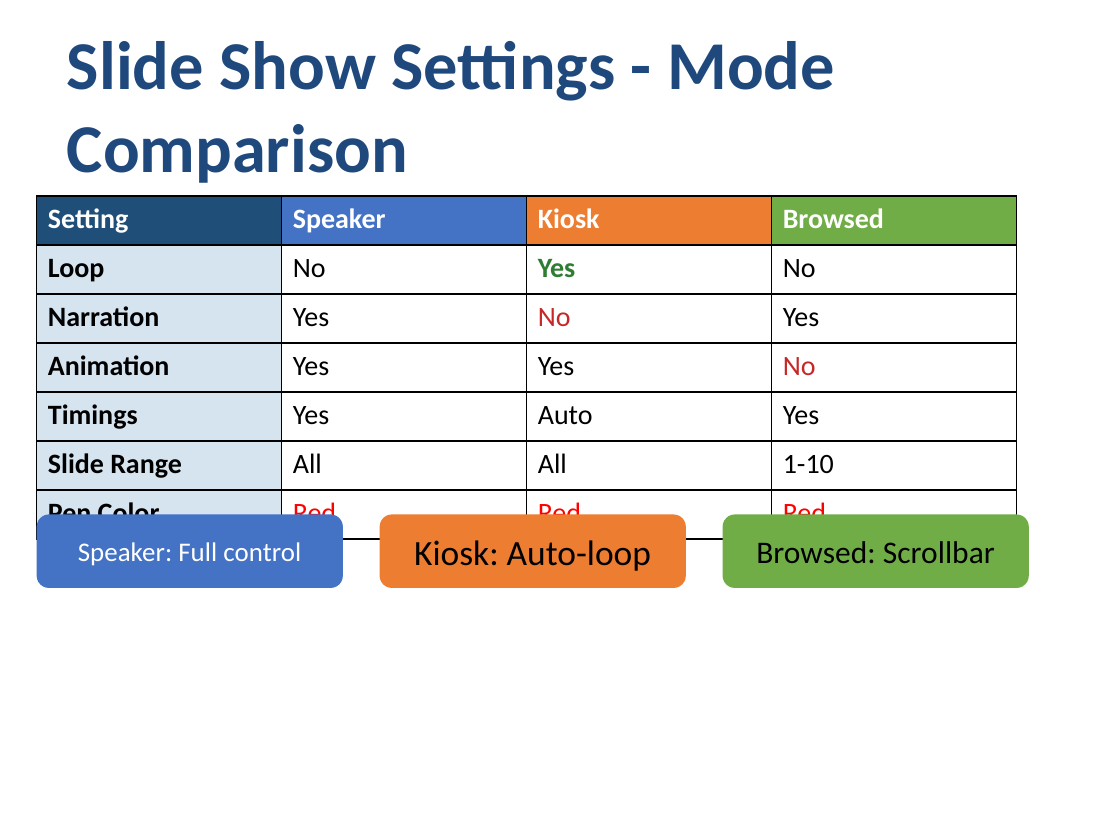
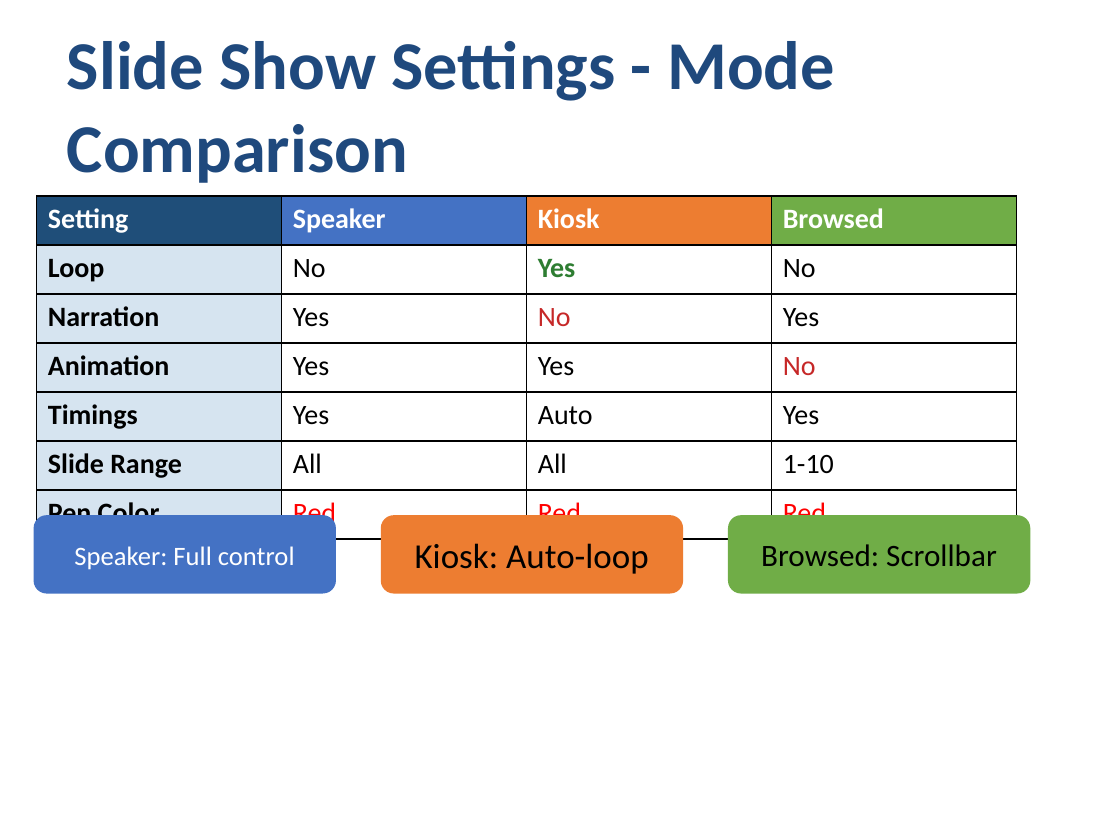
Before and after one commit to yingkitw/ppt-rs, a slide deck: slide 42 of comprehensive_demo.pptx. Drawn at 1120x840 pixels with LibreOffice and Linux fonts; fonts in the diff are those of the drawing. Boxes give left, top, right and bottom in pixels: in the first picture for what was removed or moved away, otherwise in the second. Text is boxed around its words. In the diff, an @@ line names an element or a change of style, - is before the commit and + after.

```diff
--- a/comprehensive_demo.pptx
+++ b/comprehensive_demo.pptx
@@ rounded rectangle "Speaker: Full control": place and size @@
-rounded rectangle "Speaker: Full control" at (37,514,343,588)
+rounded rectangle "Speaker: Full control" at (34,515,336,594)
@@ rounded rectangle "Speaker: Full control" at (34,515,336,594): size 17.4 to 17.1 pt @@
@@ rounded rectangle "Kiosk: Auto-loop": place and size @@
-rounded rectangle "Kiosk: Auto-loop" at (380,514,685,588)
+rounded rectangle "Kiosk: Auto-loop" at (381,515,683,594)
@@ rounded rectangle "Kiosk: Auto-loop" at (381,515,683,594): size 22.8 to 22.5 pt @@
@@ rounded rectangle "Browsed: Scrollbar": place and size @@
-rounded rectangle "Browsed: Scrollbar" at (722,514,1028,588)
+rounded rectangle "Browsed: Scrollbar" at (728,515,1030,594)
@@ rounded rectangle "Browsed: Scrollbar" at (728,515,1030,594): size 20.3 to 20 pt @@
```
Also in this commit, not shown: 21 other slides changed, 6 other files.
